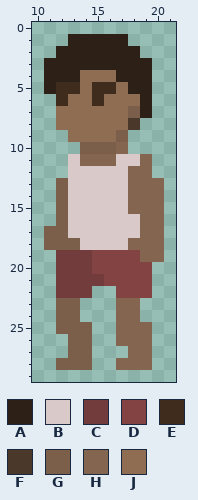
One commit to this pixel-art sprite: Sprites/Benny_LedgeClimb7.png. The picture above was drawn from the file before the commit.
The file is 32x32 pixels. Colours within 5 levels of each other are drawn and written as one. Shown: x 10..21, y 0..29.
Palette (. is transparent): A #2d2017  B #d9c9c9  C #723c3c  D #834343  E #402c1d  F #4a382b  G #7c5f4a  H #836550  J #8f6d53
Pixels before, first column x 11:
 1 ..AAAAA...
 2 .AAAAAAA..
 3 AAAAAAAAA.
 4 AAAJJJAAA.
 5 AEEJEEJAA.
 6 .EJJEJJJA.
 7 .JJJJJJGA.
 8 .JJJJJJF..
 9 ..JJJJG...
10 ...GGGH...
11 ..BHHHBBH.
12 ..BBBBBHH.
13 .GBBBBBHHH
14 .GBBBBBHHH
15 .GBBBBBHHH
16 .GBBBBBBHH
17 GGBBBBBBHH
18 GGGBBBBHHH
19 .CCCDDDDHH
20 .CCCDDDDD.
21 .CCCCDDDD.
22 .CCC..DDD.
23 .GG...HH..
24 .GG...HH..
25 .GGG..HHH.
26 ..GG..HHH.
27 ..GG...HH.
28 .GGG..HHH.
After the commit:
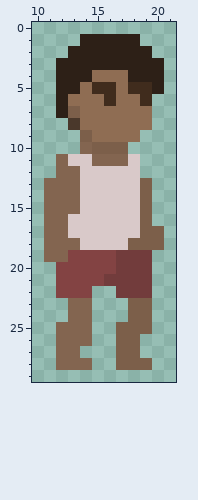
What changed:
Colour A now appears in row 1 at x 18; in row 2 at x 19; in rows 3 to 5 at x 20.
The author changed colour E to colour A in row 5 at x 12 to 13; in row 6 at x 12.
The author changed colour J to colour A in row 4 at x 14; in row 7 at x 12.
The author changed colour H to colour B in row 11 at x 14; in rows 12 to 15 at x 18.
The author changed colour D to colour C in row 19 at x 17 to 18; in row 20 at x 17 to 19; in row 21 at x 16 to 19; in row 22 at x 17 to 19.
The author changed colour H to colour C in row 19 at x 19.
The author changed colour C to colour D in row 19 at x 13 to 14; in row 20 at x 12 to 14; in row 21 at x 12 to 15; in row 22 at x 12 to 14.
The author changed colour A to colour E in row 5 at x 18 to 19; in row 6 at x 19.
The author changed colour J to colour E in row 6 at x 16.
The author changed colour J to colour F in row 8 at x 13.
Colour G now appears in rows 23 to 24 at x 19; in row 27 at x 17.
The author changed colour H to colour G in row 10 at x 17; in rows 13 to 16 at x 19; in row 17 at x 19 to 20; in row 18 at x 18 to 20; in rows 23 to 24 at x 18; in row 25 at x 17 to 19.
The author changed colour H to colour G in row 26 at x 17 to 18; in row 27 at x 18; in row 28 at x 17 to 19.
The author changed colour J to colour G in row 7 at x 13; in row 9 at x 14.
Colour H now appears in rows 11 to 12 at x 12; in rows 13 to 16 at x 11; in row 19 at x 11; in rows 23 to 24 at x 14; in rows 26 to 27 at x 12.
The author changed colour B to colour H in row 11 at x 17; in rows 12 to 15 at x 13.
The author changed colour C to colour H in row 19 at x 12.
The author changed colour G to colour H in row 10 at x 14; in rows 13 to 16 at x 12; in row 17 at x 11 to 12; in row 18 at x 11 to 13; in rows 23 to 24 at x 13; in row 25 at x 12 to 14.
The author changed colour G to colour H in row 26 at x 13 to 14; in row 27 at x 13; in row 28 at x 12 to 14.
Colour J now appears in row 8 at x 19; in row 9 at x 18.
The author changed colour A to colour J in row 4 at x 17; in row 7 at x 19.
The author changed colour E to colour J in row 6 at x 15.
The author changed colour F to colour J in row 8 at x 18.
The author changed colour G to colour J in row 7 at x 18; in row 9 at x 17.
Colour A is gone in row 1 at x 13; in row 2 at x 12; in rows 3 to 5 at x 11.
Colour G is gone in rows 23 to 24 at x 12; in row 27 at x 14.
Colour H is gone in rows 11 to 12 at x 19; in rows 13 to 16 at x 20; in row 19 at x 20; in rows 23 to 24 at x 17; in rows 26 to 27 at x 19.
Colour J is gone in row 8 at x 12; in row 9 at x 13.
Boxes around the changes in both pictures, in picture pixels (x1, y1, x2, y2):
changed: (44, 34, 164, 370)
